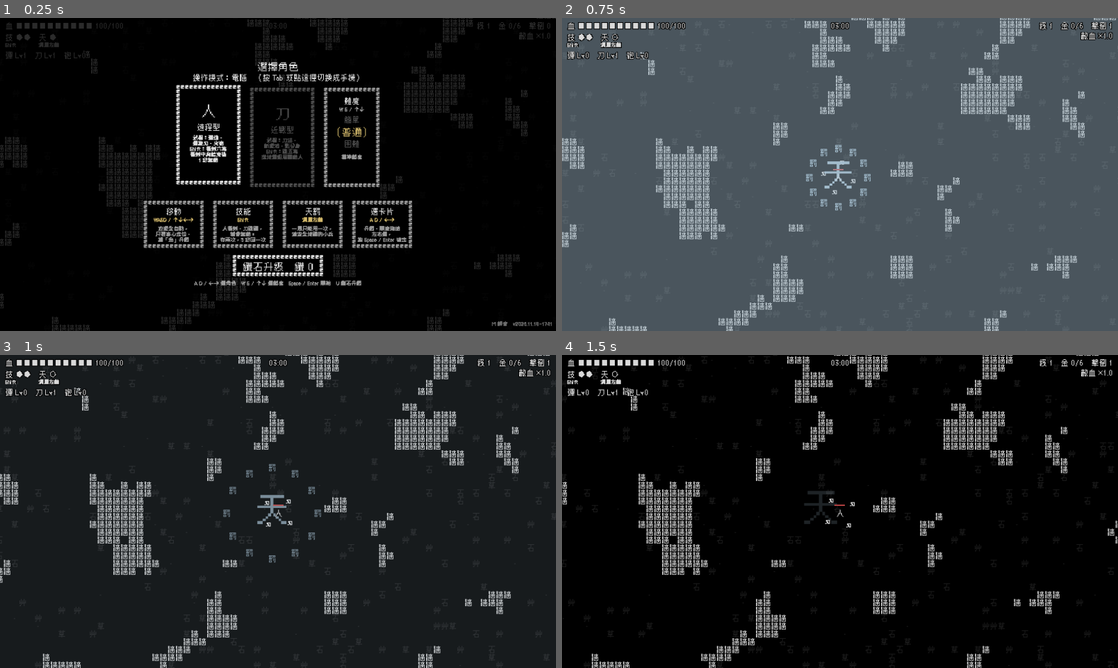
Above: before the commit, frames 1-4 (two rows, left to right).
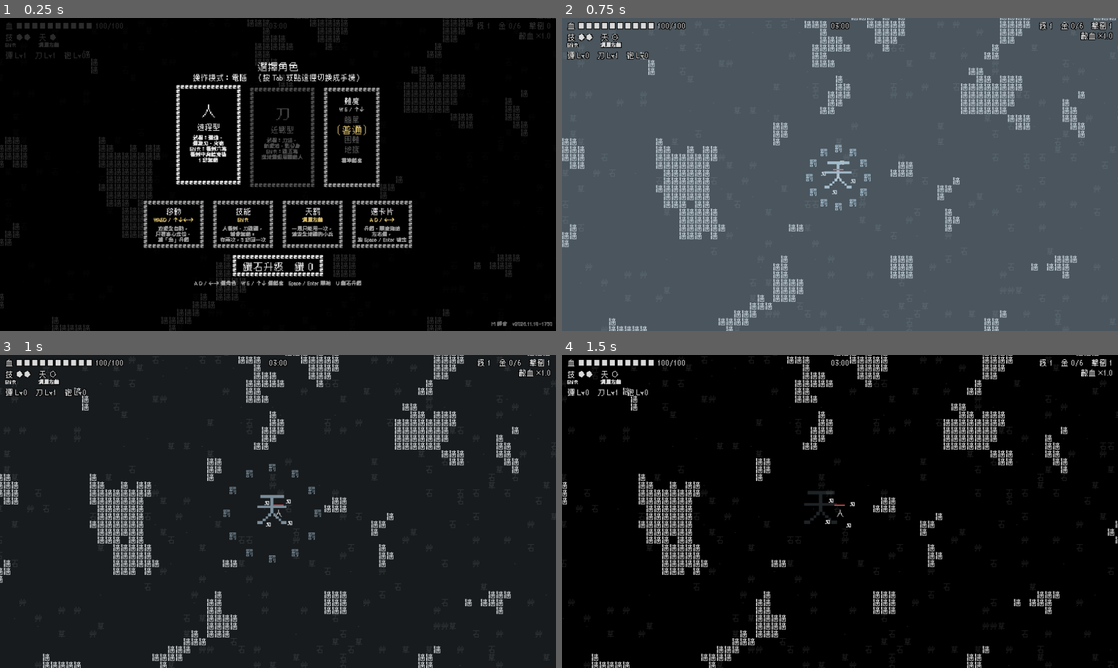
Above: after the commit, the same moments.

Repository: Scottcw1006/text-survivors
Game: Godot game, scene res://main.tscn
Same seed, same stepped clock (60 frames per second), same inputs: the game is played once before the commit and once after it. Sound files missing from this copy of the repository are replaced by a short silence.
Inputs (mouse positions are in pixels of both pictures, inside the frame that each line leads up to):
- Up to frame 1 (0.25 s): no input
- Up to frame 2 (0.75 s): tap Enter at 0.5 s; move the mouse to (962, 158) at 0.52 s; hold Right (move_right) from 0.53 s (still down); tap Space (confirm) at 0.6 s; click (962, 158) at 0.67 s
- Up to frame 3 (1 s): keep holding Right (move_right)
- Up to frame 4 (1.5 s): release Right (move_right) at 1.25 s; drag from (728, 527) to (812, 574) at 1.27 s

The runs differ from the first frame. In frame 1, 0.3% of the frame differs, in the area x 60-100%, y 34-99%; in frame 2, nothing differs; in frame 3, less than 0.1%; in frame 4, nothing differs.

Commit message:
新增地獄難度：怪物更強更多、進階怪提早、牆變成會燙人的焰
Co-Authored-By: Claude Opus 5.5 <noreply@anthropic.com>

Diff:
--- a/cards.gd
+++ b/cards.gd
@@ -258,7 +258,7 @@
 		var on := i == opt_sel
 		_text(("〔%s〕" if on else "%s") % opt_items[i], Vector2(mid, y), 44 if on else 33, COLOR_PICK if on else COLOR_OFF)
 		opt_rects.append(_scaled(Rect2(o.x + CELL, y - 32.0, w - CELL * 2.0, 64.0), k))
-		y += 56.0
+		y += 46.0
 	if opt_sel < opt_descs.size():
 		var top := y - 10.0
 		var lines := int((o.y + h - CELL * 2.0 - top) / DESC_LINE)
--- a/main.gd
+++ b/main.gd
@@ -520,6 +520,7 @@
 	terrain.font = font
 	terrain.font_size = GLYPH_SIZE
 	add_child(terrain)
+	_apply_wall_style()
 
 	character = last_character
 	player = Glyph.new().setup(CHARACTERS[character].glyph, GLYPH_SIZE, COLOR_PLAYER)
@@ -879,12 +880,16 @@
 ## 難度：hp = 怪物血量倍率、count = 怪物數量倍率、speed = 移動速度倍率、banned = 不會出現的怪
 const DIFFICULTIES := [
 	{"name": "簡單", "hp": 0.5, "count": 0.5, "speed": 0.7, "banned": ["鳥", "冑", "弩", "魂", "鬼", "犇"],
-		"desc": "怪物血量、數量減半，速度 70%，不會出現進階怪物"},
+		"desc": "怪物減半\n速度 70%\n沒有進階怪"},
 	{"name": "普通", "hp": 1.0, "count": 1.0, "speed": 1.0, "banned": [],
 		"desc": "標準難度"},
 	{"name": "困難", "hp": 1.5, "count": 1.2, "speed": 1.2, "banned": [],
-		"desc": "怪物血量 +50%，數量、速度 +20%"},
+		"desc": "血量 +50%\n數量 +20%\n速度 +20%"},
+	# 地獄：在困難上面再加強；進階怪提早一半時間出現；牆變成會燙人的「焰」
+	{"name": "地獄", "hp": 2.25, "count": 1.44, "speed": 1.44, "banned": [], "unlock": 0.5, "fire_walls": true,
+		"desc": "比困難更強\n進階怪提早\n碰「焰」扣血"},
 ]
+const FIRE_WALL_DAMAGE := 10          # 地獄：碰到「焰」扣幾滴血
 
 
 func set_difficulty(i: int) -> void:
@@ -892,7 +897,16 @@
 	if d != difficulty:
 		audio.play("ui_move")
 	difficulty = d
+	_apply_wall_style()
 	_show_select()
+
+
+## 地獄難度：牆變成紅色的「焰」
+func _apply_wall_style() -> void:
+	var fire: bool = DIFFICULTIES[difficulty].get("fire_walls", false)
+	terrain.wall_char = "焰" if fire else Terrain.WALL_CHAR
+	terrain.wall_color = Color(1.0, 0.35, 0.2) if fire else Terrain.WALL_COLOR
+	terrain.queue_redraw()
 
 
 ## 選角畫面下面的操作教學（手機版）
@@ -1082,6 +1096,10 @@
 		if invincible <= 0.0:
 			player.modulate.a = 1.0
 	if not _player_vulnerable():
+		return
+	# 地獄：碰到「焰」牆就受傷
+	if DIFFICULTIES[difficulty].get("fire_walls", false) and terrain.overlaps_wall(player.position, PLAYER_RADIUS + 3.0):
+		_hurt_player(FIRE_WALL_DAMAGE)
 		return
 	for e: Enemy in _nearby(player.position):
 		if e.position.distance_to(player.position) < PLAYER_RADIUS + e.radius:
@@ -1374,25 +1392,27 @@
 ## 越後面出現的種類越多
 func _pick_enemy_type() -> String:
 	var weights := {"敵": 60.0}
-	if elapsed > 20.0:
+	# 地獄：進階怪的出場時間減半（時間看起來快兩倍）
+	var t := elapsed / float(DIFFICULTIES[difficulty].get("unlock", 1.0))
+	if t > 20.0:
 		weights["鼠"] = 20.0
-	if elapsed > 45.0:
+	if t > 45.0:
 		weights["甲"] = 15.0
-	if elapsed > 75.0:
+	if t > 75.0:
 		weights["弓"] = 15.0
-	if elapsed > 60.0:
+	if t > 60.0:
 		weights["鳥"] = 12.0
-	if elapsed > 100.0:
+	if t > 100.0:
 		weights["冑"] = 10.0
-	if elapsed > 120.0:
+	if t > 120.0:
 		weights["弩"] = 10.0
-	if elapsed > 50.0:
+	if t > 50.0:
 		weights["魂"] = 10.0
-	if elapsed > 110.0:
+	if t > 110.0:
 		weights["鬼"] = 8.0
-	if elapsed > 65.0:
+	if t > 65.0:
 		weights["牛"] = 8.0
-	if elapsed > 130.0:
+	if t > 130.0:
 		weights["犇"] = 6.0
 	for k: String in DIFFICULTIES[difficulty].banned:
 		weights.erase(k)
--- a/terrain.gd
+++ b/terrain.gd
@@ -19,6 +19,8 @@
 const FLOW_SIZE := FLOW_RADIUS * 2 + 1
 
 var font: Font
+var wall_char := WALL_CHAR       # 地獄難度改成「焰」
+var wall_color := WALL_COLOR
 var font_size := 33
 var noise := FastNoiseLite.new()
 
@@ -161,10 +163,10 @@
 		for dy in range(-rows, rows + 1):
 			var c := _center_cell + Vector2i(dx, dy)
 			var text := ""
-			var color := WALL_COLOR
+			var color := wall_color
 			var size := font_size
 			if is_wall(c):
-				text = WALL_CHAR
+				text = wall_char
 			else:
 				var h := absi(hash(c))
 				if h % 100 >= GROUND_DENSITY:
--- a/version.gd
+++ b/version.gd
@@ -1,2 +1,2 @@
 ## 由 build_web.sh 自動產生，不要手改
-const TEXT := "v2026.11.18-1741"
+const TEXT := "v2026.11.18-1750"
Renamed: docs/game_20261118-174101.apple-touch-icon.png -> docs/game_20261118-175028.apple-touch-icon.png
Renamed: docs/game_20261118-174101.icon.png -> docs/game_20261118-175028.icon.png
Renamed: docs/game_20261118-174101.png -> docs/game_20261118-175028.png
Not shown, removed: docs/game_20261118-173240.pck
Not shown, added: docs/game_20261118-175028.audio.position.worklet.js
Not shown, added: docs/game_20261118-175028.audio.worklet.js
Not shown, added: docs/game_20261118-175028.js
Not shown, added: docs/game_20261118-175028.pck
Not shown, added: docs/game_20261118-175028.wasm
